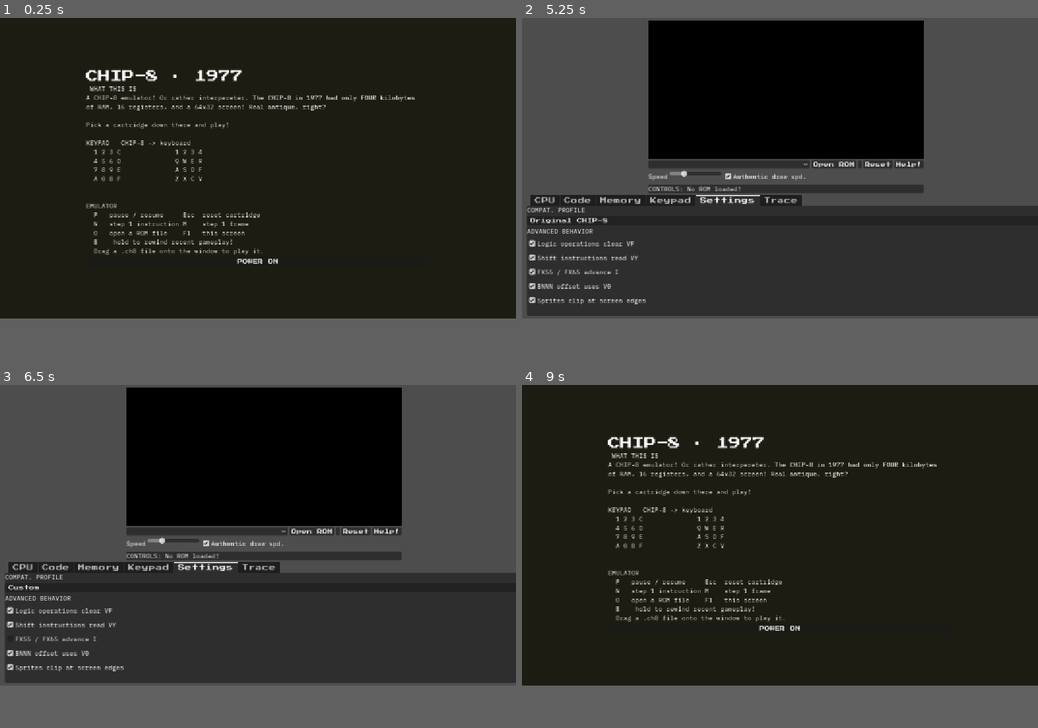
Above: before the commit, frames 1-4 (two rows, left to right).
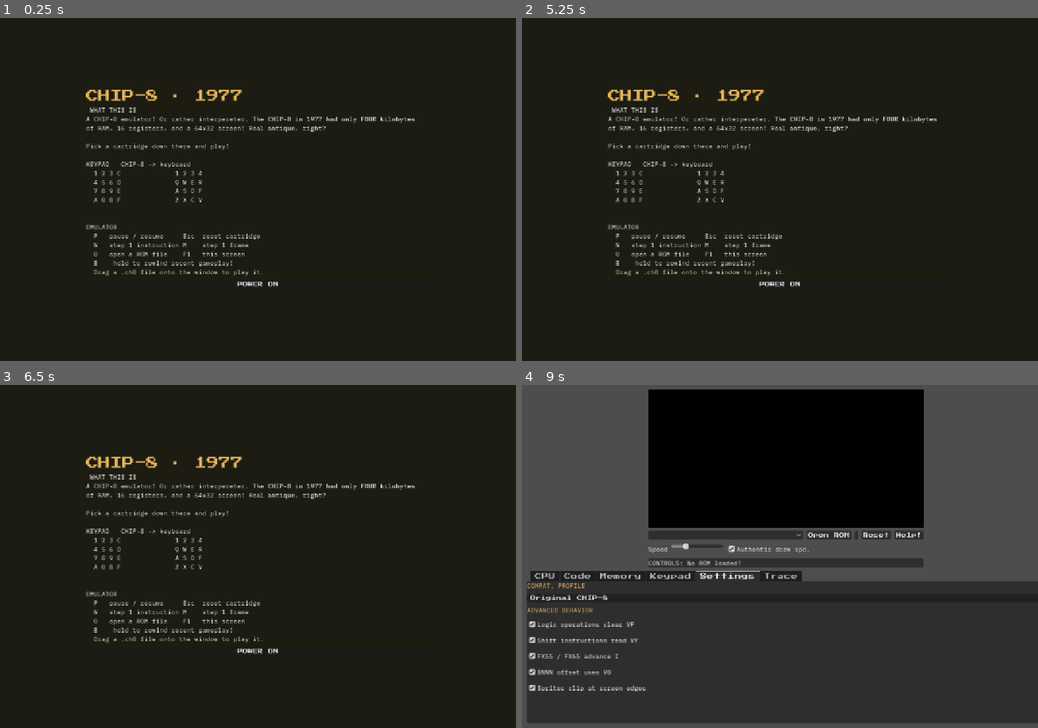
Above: after the commit, the same moments.

Repository: UnderstoodUseYourUsernameHere/chip-8-emulator
Game: Godot game, scene res://scenes/main.tscn
Two runs of this game, one before a commit and one after it. Both use one fixed random seed, a clock stepped at 60 frames per second and the inputs below.
Inputs (mouse positions are in pixels of both pictures, inside the frame that each line leads up to; where the layout moved, square brackets give the same spot in the first picture):
- Up to frame 1 (0.25 s): no input
- Up to frame 2 (5.25 s): click "Reset" at 0.5 s; click (728, 148) [728, 165] at 1.25 s; click "Open ROM" at 2 s; click "Authentic draw spd." at 2.75 s; click "Original CHIP-8" at 3.5 s; click "Logic operations clear VF" at 4.25 s; click "Shift instructions read VY" at 5 s
- Up to frame 3 (6.5 s): click "FX55 / FX65 advance I" at 5.75 s
- Up to frame 4 (9 s): click "Custom" (after the commit: "Original CHIP-8") at 6.5 s; click "BNNN offset uses V0" at 7.25 s; click "Sprites clip at screen edges" at 8 s; click "Help!" (after the commit: "POWER ON") at 8.75 s
In our replay, the window is 800x467 before the commit and 800x533 after it. These sizes can differ from the game's own. Grey fills any space a smaller window leaves; there, only what the larger window draws over its background counts as a difference.

The runs differ from the first frame. In frame 1, 4.9% of the frame differs, in the area x 16-81%, y 15-79%; in frame 2, 82%; in frame 3, 82%; in frame 4, 84%, in the area x 0-100%, y 0-100%.
Error before the commit: Out of bounds get index '0' (on base: 'PackedByteArray') (res://scripts/main.gd:783)

Commit message:
Changed rom loading logic to allow web demo to load personal roms later

Diff:
--- a/project.godot
+++ b/project.godot
@@ -18,7 +18,7 @@
 [display]
 
 window/size/viewport_width=1200
-window/size/viewport_height=700
+window/size/viewport_height=800
 window/stretch/mode="canvas_items"
 window/stretch/aspect="expand"
 
--- a/scenes/main.tscn
+++ b/scenes/main.tscn
@@ -111,7 +111,7 @@
 autowrap_mode = 3
 
 [node name="Debugger" type="TabContainer" parent="MarginContainer/MainColumn" unique_id=1577134825]
-custom_minimum_size = Vector2(0, 280)
+custom_minimum_size = Vector2(0, 120)
 layout_mode = 2
 size_flags_horizontal = 3
 size_flags_vertical = 3
@@ -128,8 +128,6 @@
 custom_minimum_size = Vector2(100, 0)
 layout_mode = 2
 size_flags_horizontal = 3
-theme_override_fonts/font = ExtResource("2_0wfyh")
-theme_override_font_sizes/font_size = 11
 horizontal_alignment = 1
 vertical_alignment = 1
 
@@ -177,6 +175,7 @@
 
 [node name="Label" type="Label" parent="MarginContainer/MainColumn/Debugger/Settings" unique_id=1633237348]
 layout_mode = 2
+theme_override_colors/font_color = Color(0.9098039, 0.7137255, 0.36078432, 1)
 text = "COMPAT. PROFILE"
 
 [node name="ProfilePicker" type="OptionButton" parent="MarginContainer/MainColumn/Debugger/Settings" unique_id=540693883]
@@ -185,6 +184,7 @@
 
 [node name="Label2" type="Label" parent="MarginContainer/MainColumn/Debugger/Settings" unique_id=325121338]
 layout_mode = 2
+theme_override_colors/font_color = Color(0.9098039, 0.7137255, 0.36078432, 1)
 text = "ADVANCED BEHAVIOR"
 
 [node name="QuirkBox" type="VBoxContainer" parent="MarginContainer/MainColumn/Debugger/Settings" unique_id=959373423]
@@ -220,6 +220,7 @@
 
 [node name="Label" type="Label" parent="HelpOverlay/CenterContainer/VBoxContainer" unique_id=604334603]
 layout_mode = 2
+theme_override_colors/font_color = Color(0.9098039, 0.7137255, 0.36078432, 1)
 theme_override_fonts/font = ExtResource("2_0wfyh")
 theme_override_font_sizes/font_size = 28
 text = "CHIP-8 · 1977"
--- a/scripts/main.gd
+++ b/scripts/main.gd
@@ -137,6 +137,11 @@
 
 var instructions_per_frame := 11
 var current_rom := ""
+
+const MAX_ROM_BYTES := 4096 - 0x200
+var current_rom_bytes := PackedByteArray()
+var current_rom_id := ""
+
 var paused := false
 var paused_before_help := false
 var last_opcode := 0 ## These ones are something im not sure of, hopefully they work as i think they will
@@ -224,7 +229,20 @@
 		]
 	trace_label.text = text
 
-func load_rom(path: String) -> bool:
+func load_rom_bytes(rom: PackedByteArray, label: String) -> bool:
+	if rom.is_empty():
+		status = "Cannot load an empty ROM!"
+		return false
+
+	if rom.size() > MAX_ROM_BYTES:
+		status = "ROM is too large: maximum %d bytes!" % MAX_ROM_BYTES
+		return false
+
+	var next_rom_id := identify_rom(rom)
+
+	if next_rom_id != current_rom_id:
+		breakpoints.clear()
+
 	memory.resize(4096) ## Resets everything to a clean slate
 	memory.fill(0)
 	status = ""
@@ -257,24 +275,55 @@
 	for i in FONT.size():  ## Font gets loaded into the reserved area
 		memory[FONT_START + i] = FONT[i]
 
-	var rom := FileAccess.get_file_as_bytes(path)
-
-	if rom.is_empty():
-		push_error("Could not load ROM: " + path)
-		return false
-
-	if rom.size() > memory.size() - 0x200:
-		push_error("ROM is too large to fit in CHIP-8 memory: " + path)
-		return false
-
 	for i in rom.size():
 		memory[0x200 + i] = rom[i]
 
-	print("Loaded ", rom.size(), " bytes from ", path)
+	current_rom_bytes = rom.duplicate()
+	current_rom = label
+	current_rom_id = next_rom_id
+
+	rom_loaded = true
+	beep.stop()
+
+	print("Loaded ", rom.size(), " bytes:", label)
 	return true
 
+func load_rom(path: String) -> bool:
+	var file := FileAccess.open(path, FileAccess.READ)
+
+	if file == null:
+		status = "Could not open ROM: " + path
+		return false
+
+	var byte_count := file.get_length()
+
+	if byte_count < 1 or byte_count > MAX_ROM_BYTES:
+		file.close()
+		status = "ROM must contain 1 to %d bytes!" % MAX_ROM_BYTES
+		return false
+
+	var bytes := file.get_buffer(byte_count)
+	file.close()
+
+	if bytes.size() != byte_count:
+		status = "Could not load the complete ROM!"
+		return false
+
+	return load_rom_bytes(bytes, path)
+
 func reset_rom() -> void:
-	rom_loaded = load_rom(current_rom)
+	if current_rom_bytes.is_empty():
+		status = "No cartridge to reset."
+		return
+
+	var was_paused := paused
+
+	load_rom_bytes(
+		current_rom_bytes.duplicate(),
+		current_rom
+	)
+
+	paused = was_paused
 
 func scan_roms() -> void:
 	rom_names.clear()
@@ -291,6 +340,8 @@
 	rom_names.sort()
 
 func setup_screen() -> void:
+	display.resize(64 * 32)
+	display.fill(0)
 	img = Image.create_empty(64, 32, false, Image.FORMAT_RGB8)
 	img.fill(Color.BLACK)
 	tex = ImageTexture.create_from_image(img)
@@ -382,6 +433,8 @@
 	status = "Custom Compatibility settings enabled."
 
 func setup_keypad() -> void:
+	keys.resize(16)
+	keys.fill(0)
 	pad_keys.resize(16)
 	pad_keys.fill(0)
 
@@ -584,10 +637,15 @@
 		return
 	var next_path: String = rom_paths[rom_names[index]]
 	rom_picker.tooltip_text = rom_names[index]
-	if next_path != current_rom:
-		breakpoints.clear()
-	current_rom = next_path
-	rom_loaded = load_rom(current_rom)
+
+	if load_rom(next_path):
+		rom_picker.tooltip_text = rom_names[index]
+
+func identify_rom(bytes: PackedByteArray) -> String:
+	var context := HashingContext.new()
+	context.start(HashingContext.HASH_SHA256)
+	context.update(bytes)
+	return context.finish().hex_encode() ## If i do this right, it should be able to recognize ROMS even when their names change, which is useful for preferences.
 
 func _on_display_wait_toggled(enabled: bool) -> void:
 	display_wait_enabled = enabled
@@ -609,13 +667,17 @@
 	status = "Drop a .ch8 file in here."
 
 func load_external_rom(path: String) -> void:
-	if path != current_rom:
-		breakpoints.clear()
-	current_rom = path
-	rom_loaded = load_rom(path)
-	if rom_loaded:
-		rom_picker.select(-1)
-		paused = false
+	if load_rom(path):
+		finish_custom_rom_load()
+
+func finish_custom_rom_load() -> void:
+	if help_overlay.visible:
+		show_help(false)
+
+	paused = false
+
+	rom_picker.select(-1)
+	rom_picker.tooltip_text = current_rom.get_file()
 
 func _input(event: InputEvent) -> void:
 	if event is InputEventMouseButton:
--- a/themes/ui_theme.tres
+++ b/themes/ui_theme.tres
@@ -6,8 +6,11 @@
 [resource]
 default_font = ExtResource("1_xxbg1")
 default_font_size = 15
+BoxContainer/constants/separation = 8
 Button/font_sizes/font_size = 12
 Button/fonts/font = ExtResource("1_gfhtu")
+GridContainer/constants/h_separation = 8
+GridContainer/constants/v_separation = 8
 OptionButton/font_sizes/font_size = 12
 OptionButton/fonts/font = ExtResource("1_gfhtu")
 TabContainer/font_sizes/font_size = 16
